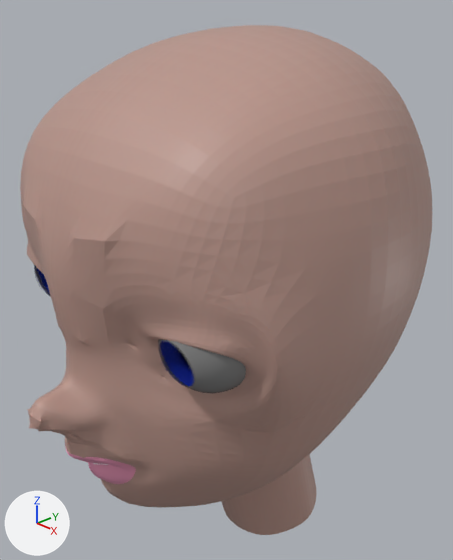
The Blender file head.blend as it was, and as the next commit left it.
Camera for both pictures: a 50 mm camera at (0.209, -0.193, 1.52) aimed at (-0.006, 0.009, 1.393). The axes (+X, +Y, +Z) are drawn at lower left. The lights are the same throughout.

The first picture shows 'Eye', 'Face'.
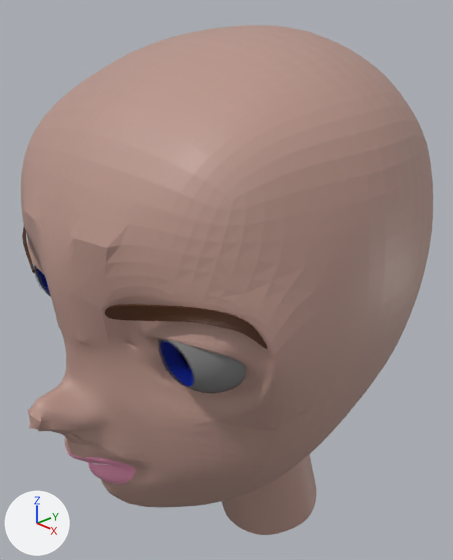
Edits to the bpy script that builds the scene:
```text
Add mat_material:
    mat_material = principled_material('Material')
    mat_material.base_color = (0.0581, 0.0149, 0.0)  # brown #442100
Change me_roundcube_001:
    where me_roundcube_001.from_pydata(...)  # 277 vertices, 230 faces, 10 loose edges; spans x 0.0..0.83, y -0.93..0.97, z -1.5..0.99
    used by ob_face; location = (0.0, 0.0, 0.0); delta_location = (-0.000946, 0.000287, 1.403); delta_scale = (0.115, 0.115, 0.115)
    me_roundcube_001 part 1
    me_roundcube_001.vertices[24].co: (0.75, -0.42, -0.05) -> (0.74, -0.42, -0.05)
    me_roundcube_001.vertices[25].co: (0.81, 0.02, 0.01) -> (0.8, 0.02, 0.03)
    me_roundcube_001.vertices[29].co: (0.83, 0.02, 0.32) -> (0.82, 0.01, 0.31)
    me_roundcube_001.vertices[30].co: (0.74, 0.37, 0.31) -> (0.74, 0.37, 0.34)
    me_roundcube_001.vertices[33].co: (0.57, 0.58, 0.5) -> (0.57, 0.62, 0.54)
    me_roundcube_001.vertices[36].co: (0.65, 0.38, 0.6) -> (0.65, 0.4, 0.64)
    me_roundcube_001.vertices[61].co: (0.67, -0.33, -0.38) -> (0.69, -0.31, -0.37)
    me_roundcube_001.vertices[62].co: (0.76, -0.27, -0.06) -> (0.77, -0.26, 0.04)
    me_roundcube_001 part 2
    me_roundcube_001.vertices[16].co: (0.26, -0.72, 0.37) -> (0.27, -0.71, 0.35)
    me_roundcube_001.vertices[27].co: (0.6, -0.58, 0.37) -> (0.6, -0.58, 0.35)
    me_roundcube_001.vertices[188].co: (0.42, -0.66, 0.38) -> (0.42, -0.66, 0.37)
Add me_roundcube_004:
    me_roundcube_004.from_pydata(...)  # 12 vertices, 4 faces; spans x 0.227..0.709, y -0.705..-0.412, z 0.13..0.296
    me_roundcube_004.materials.append(mat_material)  # brown #442100
Add ob_face_001:
    ob_face_001 = bpy.data.objects.new('Face.001', me_roundcube_004)
    ob_face_001.location = (0.001, -0.0033, -0.0092)
    ob_face_001.delta_location = (-0.000946, 0.000287, 1.403)
    ob_face_001.delta_scale = (0.115, 0.115, 0.115)
    _m = ob_face_001.modifiers.new('Mirror', 'MIRROR')
    _m.use_clip = True
    _m = ob_face_001.modifiers.new('Subdivision', 'SUBSURF')
    _m = ob_face_001.modifiers.new('Solidify', 'SOLIDIFY')
```

Location of each change, [x1, y1, x2, y2] in pixels of the pictures (453 x 560 px; the box of a moved part takes in the faces that stretch with it):
'Face', reshaped
    before: [20, 25, 432, 535]
    after: [21, 25, 433, 535]
'Face.001', added (brown)
    after: [22, 227, 268, 349]
part 1 of me_roundcube_001, moved or reshaped
    before: [162, 83, 432, 468]
    after: [162, 81, 433, 468]
part 2 of me_roundcube_001, moved or reshaped
    before: [20, 127, 307, 327]
    after: [21, 128, 306, 327]
